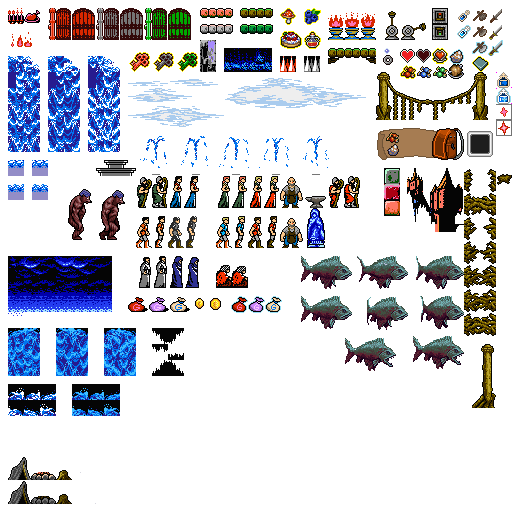
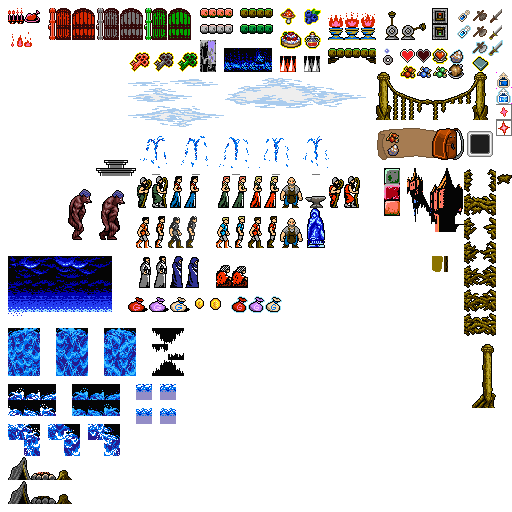
Layer changes from the first 512px x 512px image to the second:
added layer "Trees" above "tower" over [432, 256, 448, 272]
painted on "Layer 91" over [8, 56, 464, 504]
renamed "Layer 79" to "Water", moved it above "KillerFish NORMAL", painted on it over [8, 384, 176, 456]
hid "KillerFish SHRINKED" over [301, 256, 464, 371]
renamed "coin" to "Layer 92", hid it, moved it below "KillerFish SHRINKED", painted on it over [8, 56, 464, 504]
